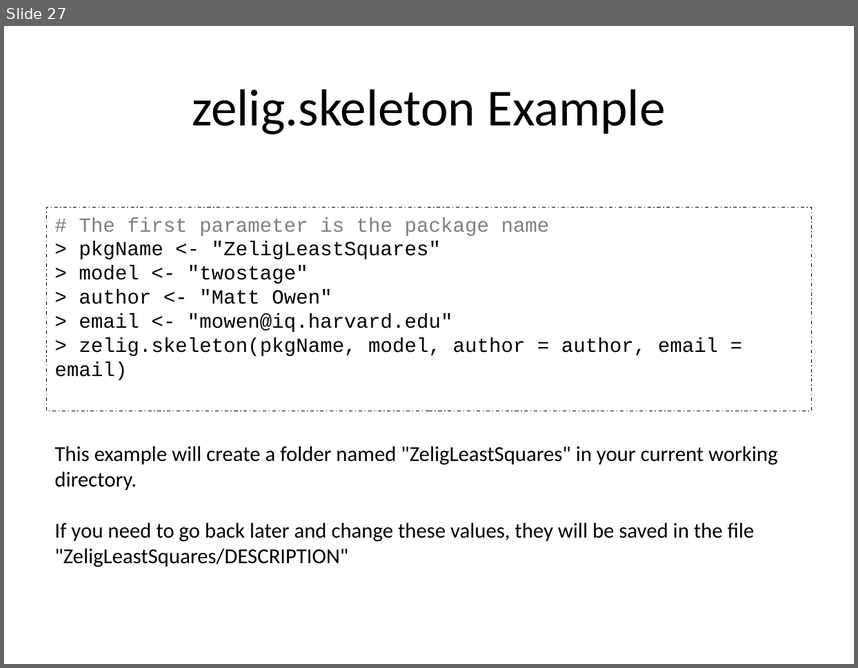
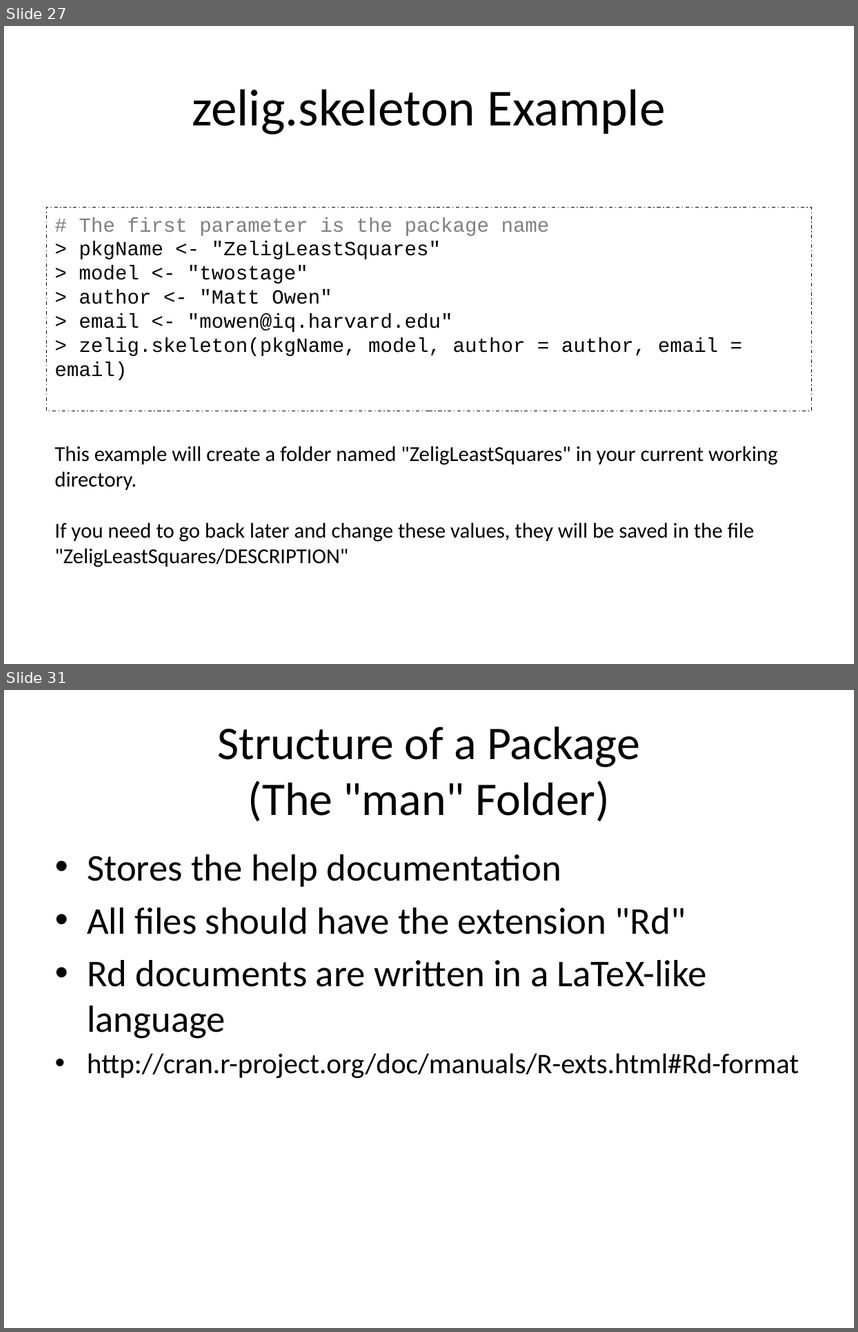
Before and after one commit to IQSS/Zelig4-Documentation, a slide deck: January-Class/Zelig4_zelig2.pptx. Shown one above the other, each under a label of ours: slide 27 before the commit, slides 27 and 31 after it; the slides between them are not shown. The pictures are 858x668 and 858x1332 pixels, drawn with LibreOffice and Linux fonts; fonts in the diff are those of the drawing. Boxes give left, top, right and bottom in pixels: in the first picture for what was removed or moved away, otherwise in the second. Text is boxed around its words. In the diff, an @@ line names an element or a change of style, - is before the commit and + after.

```diff
--- a/January-Class/Zelig4_zelig2.pptx
+++ b/January-Class/Zelig4_zelig2.pptx
@@ slide 31 added at [4,690,854,1328], background #FFFFFF @@
@@ title added at [217,727,640,822], 39.6 pt, text #000000 @@
+Structure of a Package
+(The "man" Folder)
@@ text added at [87,854,799,1078], 32 pt, text #000000 @@
+• Stores the help documentation
+• All files should have the extension "Rd"
+• Rd documents are written in a LaTeX-like language
+• http://cran.r-project.org/doc/manuals/R-exts.html#Rd-format
```
Also in this commit, not shown: 7 other slides added.
